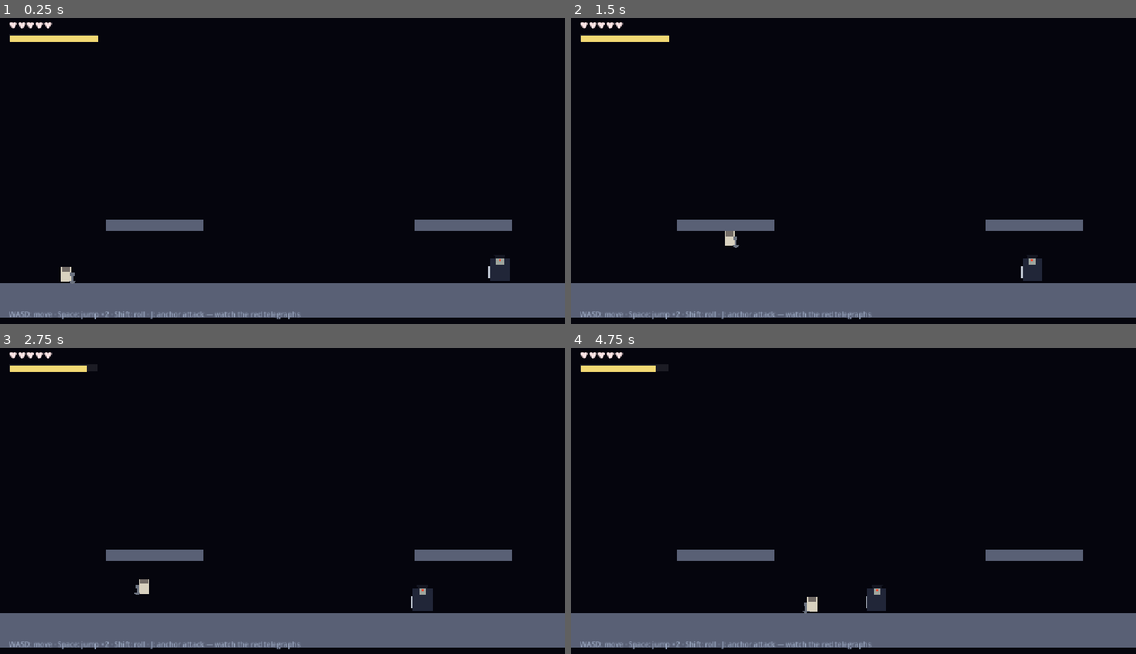
Above: before the commit, frames 1-4 (two rows, left to right).
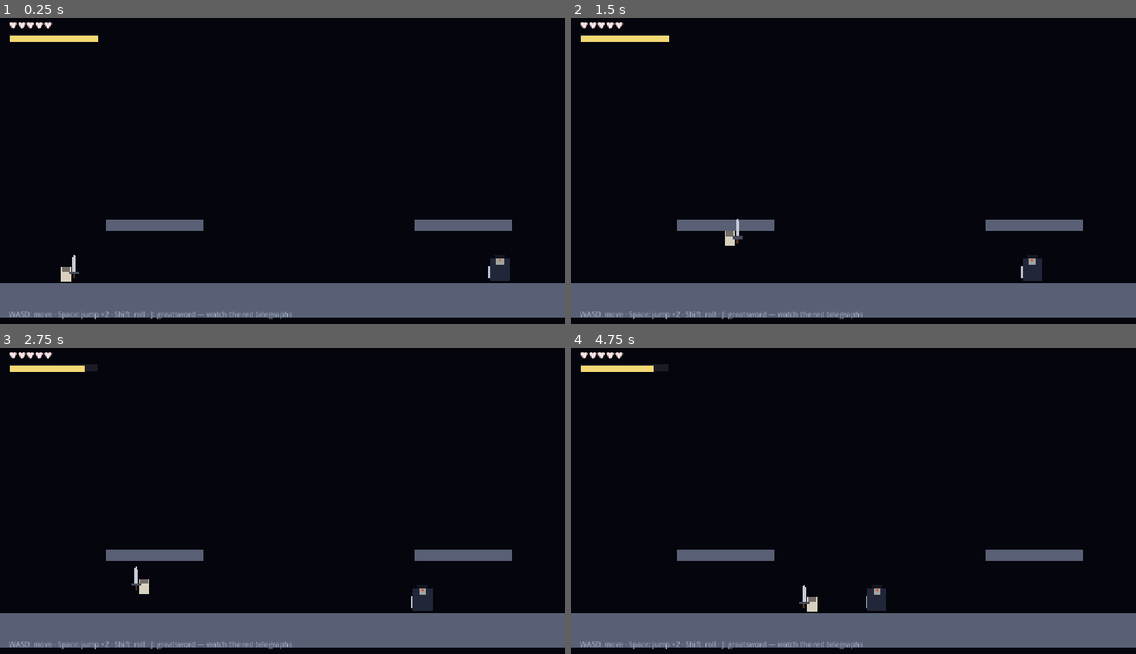
Above: after the commit, the same moments.

Repository: hugoborgplotnikov-boop/the-last-beacon
Game: Godot game, scene res://scenes/captain_arena.tscn
The game is run twice, just before and just after one commit, with the same random seed, the same clock (stepped at 60 frames per second) and the same inputs.
Inputs:
- Up to frame 1 (0.25 s): no input
- Up to frame 2 (1.5 s): hold D (move_right) from 0.53 s (still down); tap J (attack) at 0.6 s; tap Space (jump) at 0.77, 1.07 s; tap Shift (roll) at 0.8, 1.35 s
- Up to frame 3 (2.75 s): tap Space (jump) at 1.52, 1.55, 1.82, 2.1 s; release D (move_right) at 2.03 s; hold A (move_left) from 2.03 s (still down); tap J (attack) at 2.3 s
- Up to frame 4 (4.75 s): release A (move_left) at 2.78 s; hold D (move_right) 2.78-4.28 s; tap J (attack) at 2.85, 4.35 s; tap Space (jump) at 3.02, 3.32, 3.77, 3.8, 4.07, 4.52 s; tap Shift (roll) at 3.05, 3.6 s; hold A (move_left) from 4.28 s (still down)

The runs differ from the first frame. In frame 1, 0.2% of the frame differs, in the area x 12-54%, y 77-99%; in frame 2, 0.2%; in frame 3, 0.2%; in frame 4, 0.2%, in the area x 14-54%, y 5-99%.

Commit message:
feat: the anchor becomes a greatsword — bigger blade, longer reach, heavier swing
- Greatsword node (tip/blade/crossguard/grip) replaces the anchor polygons
- longer reach: AttackBox 26x30 @ (16,2) -> 32x34 @ (20,0)
- heavier feel: attack 0.25s/0.35s cooldown -> 0.32s/0.45s; wider swing arc
  (rotation -0.95); damage + stamina costs unchanged (5-swing contract)
- docs + HUD labels updated; suite 6/6 green

Diff:
--- a/dev/TheLastBeacon/scenes/captain_arena.tscn
+++ b/dev/TheLastBeacon/scenes/captain_arena.tscn
@@ -144,4 +144,4 @@
 offset_bottom = 712.0
 theme_override_colors/font_color = Color(0.6, 0.65, 0.75, 1)
 theme_override_font_sizes/font_size = 16
-text = "WASD: move · Space: jump ×2 · Shift: roll · J: anchor attack — watch the red telegraphs"
+text = "WASD: move · Space: jump ×2 · Shift: roll · J: greatsword — watch the red telegraphs"
--- a/dev/TheLastBeacon/scenes/player.tscn
+++ b/dev/TheLastBeacon/scenes/player.tscn
@@ -6,7 +6,7 @@
 size = Vector2(22, 34)
 
 [sub_resource type="RectangleShape2D" id="Rect_attack"]
-size = Vector2(26, 30)
+size = Vector2(32, 34)
 
 [sub_resource type="RectangleShape2D" id="Rect_hitzone"]
 size = Vector2(24, 36)
@@ -56,26 +56,30 @@
 limit_right = 2200
 limit_bottom = 720
 
-[node name="Anchor" type="Node2D" parent="."]
-position = Vector2(14, 6)
+[node name="Greatsword" type="Node2D" parent="."]
+position = Vector2(18, -2)
 
-[node name="Ring" type="Polygon2D" parent="Anchor"]
-color = Color(0.42, 0.45, 0.5, 1)
-polygon = PackedVector2Array(-4, -10, 4, -10, 4, -2, -4, -2)
+[node name="Tip" type="Polygon2D" parent="Greatsword"]
+color = Color(0.78, 0.8, 0.85, 1)
+polygon = PackedVector2Array(-3, -38, 3, -38, 0, -44)
 
-[node name="Shank" type="Polygon2D" parent="Anchor"]
-color = Color(0.42, 0.45, 0.5, 1)
-polygon = PackedVector2Array(-2, -2, 2, -2, 2, 8, -2, 8)
+[node name="Blade" type="Polygon2D" parent="Greatsword"]
+color = Color(0.78, 0.8, 0.85, 1)
+polygon = PackedVector2Array(-4, -38, 4, -38, 4, -4, -4, -4)
 
-[node name="Flukes" type="Polygon2D" parent="Anchor"]
-color = Color(0.42, 0.45, 0.5, 1)
-polygon = PackedVector2Array(-9, 8, 9, 8, 0, 16)
+[node name="Crossguard" type="Polygon2D" parent="Greatsword"]
+color = Color(0.28, 0.3, 0.36, 1)
+polygon = PackedVector2Array(-12, -4, 12, -4, 12, 2, -12, 2)
+
+[node name="Grip" type="Polygon2D" parent="Greatsword"]
+color = Color(0.32, 0.2, 0.12, 1)
+polygon = PackedVector2Array(-2, 2, 2, 2, 2, 12, -2, 12)
 
 [node name="AttackBox" type="Area2D" parent="."]
 collision_layer = 8
 collision_mask = 4
 monitoring = false
-position = Vector2(16, 2)
+position = Vector2(20, 0)
 
 [node name="CollisionShape2D" type="CollisionShape2D" parent="AttackBox"]
 shape = SubResource("Rect_attack")
--- a/dev/TheLastBeacon/scenes/world.tscn
+++ b/dev/TheLastBeacon/scenes/world.tscn
@@ -159,4 +159,4 @@
 offset_bottom = 712.0
 theme_override_colors/font_color = Color(0.6, 0.65, 0.75, 1)
 theme_override_font_sizes/font_size = 16
-text = "WASD/Arrows: move · Space: jump · Shift: roll (i-frames) · J: attack with the anchor"
+text = "WASD/Arrows: move · Space: jump · Shift: roll (i-frames) · J: attack with the greatsword"
--- a/dev/TheLastBeacon/scripts/player.gd
+++ b/dev/TheLastBeacon/scripts/player.gd
@@ -1,6 +1,6 @@
 extends CharacterBody2D
 
-## Drill 1 player: movement, jump, roll (i-frames), anchor attack.
+## Drill 1 player: movement, jump, roll (i-frames), greatsword attack.
 ## The Last Beacon — the keeper.
 
 signal health_changed(hp: int)
@@ -16,8 +16,8 @@
 @export var max_health := 5
 @export var max_stamina := 100.0
 @export var attack_damage := 1
-@export var attack_duration := 0.25
-@export var attack_cooldown := 0.35
+@export var attack_duration := 0.32
+@export var attack_cooldown := 0.45
 @export var attack_stamina_cost := 20.0
 @export var roll_stamina_cost := 25.0
 @export var stamina_regen := 45.0
@@ -34,7 +34,7 @@
 var air_jumps_left := 1
 
 @onready var body: Polygon2D = $Body
-@onready var anchor: Node2D = $Anchor
+@onready var sword: Node2D = $Greatsword
 @onready var attack_box: Area2D = $AttackBox
 @onready var hit_zone: Area2D = $HitZone
 
@@ -59,8 +59,8 @@
 			facing = Vector2(dir, 0.0)
 			if not is_attacking:
 				body.scale = Vector2(facing.x, 1.0)
-			anchor.position.x = 14.0 * facing.x
-			anchor.scale.x = facing.x
+			sword.position.x = 18.0 * facing.x
+			sword.scale.x = facing.x
 		if not is_on_floor():
 			velocity.y += gravity * delta
 		else:
@@ -114,11 +114,11 @@
 	can_attack = false
 	attack_box.position = Vector2(16.0 * facing.x, 2.0)
 	attack_box.monitoring = true
-	anchor.rotation = -0.7 * facing.x
+	sword.rotation = -0.95 * facing.x
 	await get_tree().create_timer(attack_duration).timeout
 	attack_box.monitoring = false
 	is_attacking = false
-	anchor.rotation = 0.0
+	sword.rotation = 0.0
 	await get_tree().create_timer(maxf(attack_cooldown - attack_duration, 0.0)).timeout
 	can_attack = true
 
@@ -175,9 +175,9 @@
 	is_rolling = false
 	attack_box.monitoring = false
 	body.scale = Vector2(facing.x, 1.0)
-	anchor.position.x = 14.0 * facing.x
-	anchor.scale.x = facing.x
-	anchor.rotation = 0.0
+	sword.position.x = 18.0 * facing.x
+	sword.scale.x = facing.x
+	sword.rotation = 0.0
 	body.modulate = Color.WHITE
 	air_jumps_left = 1
 	visible = true
Not shown, changed: design/01-one-page-pitch.md
Not shown, changed: design/02-game-design-doc.md
Not shown, changed: design/03-boss-gauntlet-pitch.md
Not shown, changed: dev/TheLastBeacon/README.md
